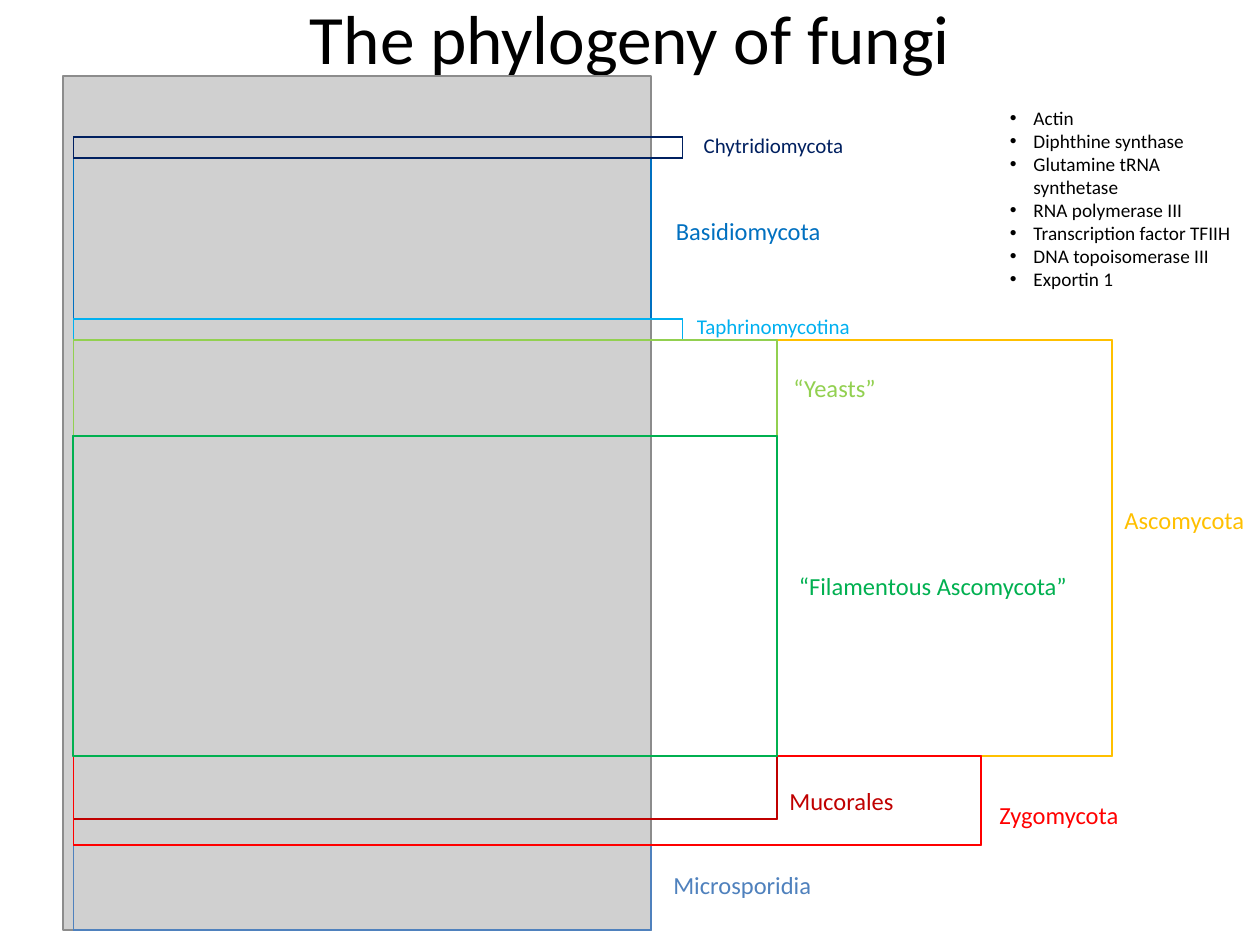
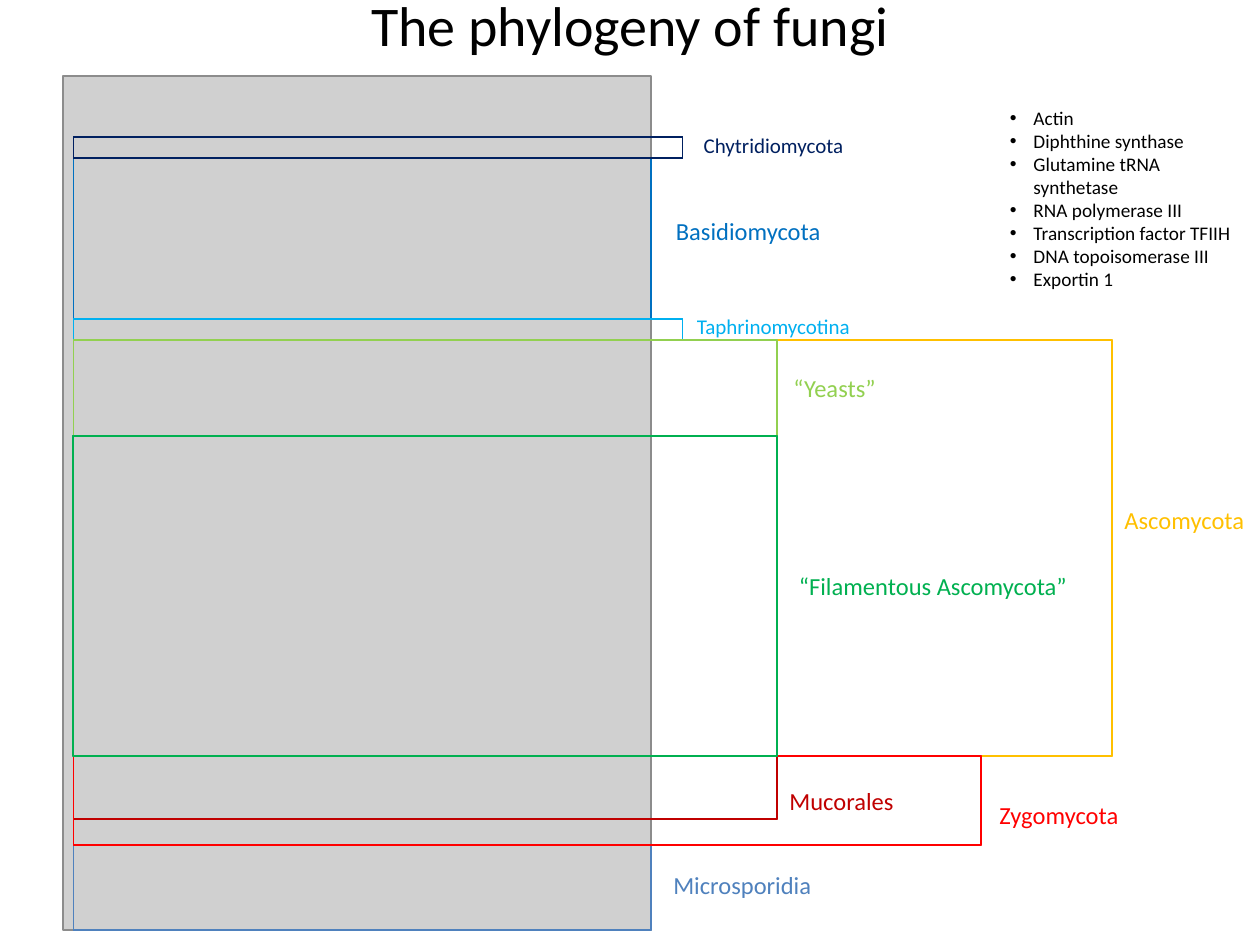
Before and after one commit to wilkinsonlab/m-oryzae-polya, a slide deck: slide 2 of doc/evolution/Evolution.pptx. Drawn at 1260x945 pixels with LibreOffice and Linux fonts; fonts in the diff are those of the drawing; grey boxes stand for pictures. Boxes give left, top, right and bottom in pixels: in the first picture for what was removed or moved away, otherwise in the second. Text is boxed around its words. In the diff, an @@ line names an element or a change of style, - is before the commit and + after.

```diff
--- a/doc/evolution/Evolution.pptx
+++ b/doc/evolution/Evolution.pptx
@@ title "The phylogeny of fungi": place and size @@
-title "The phylogeny of fungi" at <box>310,16,949,82</box>
+title "The phylogeny of fungi" at <box>371,7,888,56</box>
@@ title "The phylogeny of fungi" at <box>371,7,888,56</box>: size 39.6 to 32 pt @@
```
Also in this commit, not shown: 10 slides added, 1 slide removed, 4 other files.
